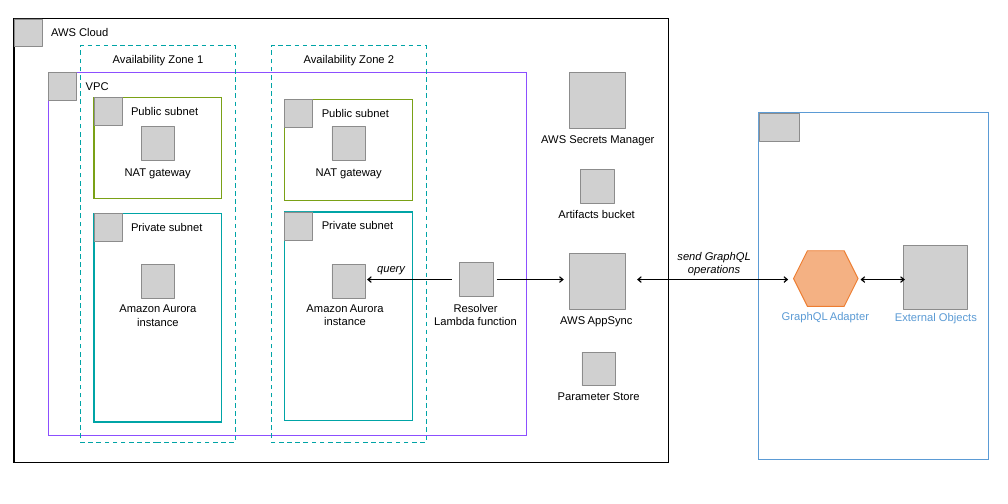
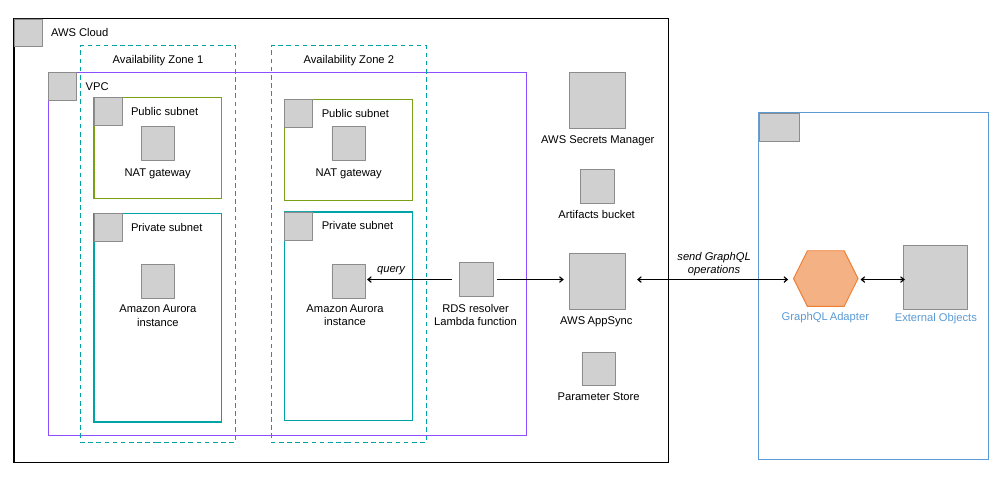
Before and after one commit to aws-quickstart/quickstart-salesforce-connect-appsync-rds-postgresql, a slide deck: slide 2 of docs/deployment_guide/images/salesforce-connect-appsync-rds-postgresql-architecture-diagram.pptx. Drawn at 1008x504 pixels with LibreOffice and Linux fonts; fonts in the diff are those of the drawing; grey boxes stand for pictures. Boxes give left, top, right and bottom in pixels: in the first picture for what was removed or moved away, otherwise in the second. Text is boxed around its words. In the diff, an @@ line names an element or a change of style, - is before the commit and + after.

```diff
--- a/docs/deployment_guide/images/salesforce-connect-appsync-rds-postgresql-architecture-diagram.pptx
+++ b/docs/deployment_guide/images/salesforce-connect-appsync-rds-postgresql-architecture-diagram.pptx
@@ text at [434,304,517,325]: text changed @@
-Resolver Lambda function
+RDS resolver Lambda function
```
Also in this commit, not shown: 1 other slide changed, 2 other files.
